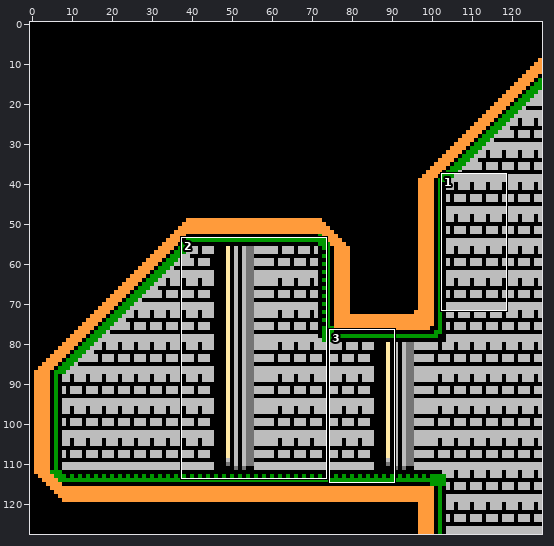
Sprite sheet -- icons/levels/Sewers_Sewer_Layout_0_Sewer_Object_0.png. The first picture is a wide view before the edit; the outline marks the close-up.
Close-up. As it was:
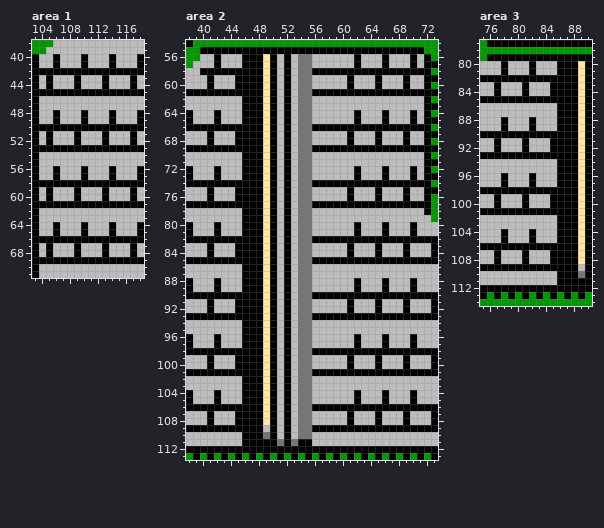
The file is 128x128 pixels. Shown: area 1: x 103..118, y 38..71; area 2: x 38..73, y 54..113; area 3: x 75..90, y 77..114. The commit also changed other parts of the picture, which this record leaves out.
The result:
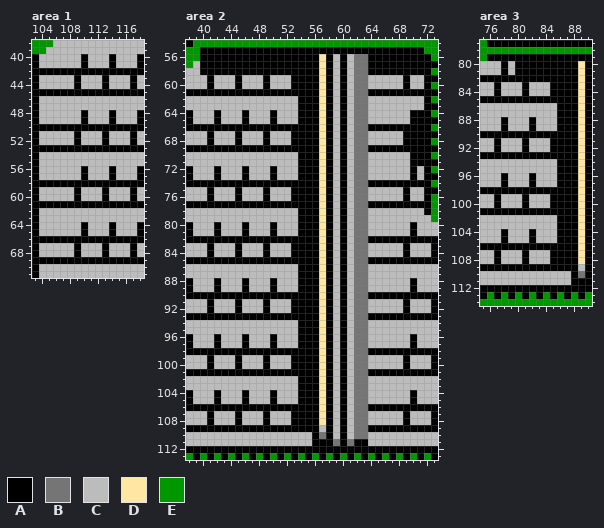
Palette (. is transparent): A #000000  B #757575  C #bcbcbc  D #ffe7a3  E #009700
The exact change:
Area 1:
y 40..41: x 106 A -> C
y 43..44: x 105 A -> C
y 48..49: x 106 A -> C
y 51..52: x 105 A -> C
y 56..57: x 106 A -> C
y 59..60: x 105 A -> C
y 64..65: x 106 A -> C
y 67..68: x 105 A -> C
Area 2:
y 56..57: x 40..41 CC -> AA; x 43..45 CCC -> AAA; x 49 D -> A; x 51 C -> A; x 53..58 CBBCCC -> AAAADA; x 60 C -> A; x 62..65 ACCC -> BBAA; x 67..69 CCC -> AAA; x 71 C -> A
y 58: x 49 D -> A; x 51 C -> A; x 53..55 CBB -> AAA; x 57 A -> D; x 59 A -> C; x 61..63 AAA -> CBB
y 59..60: x 46..50 AAADA -> CCCAC; x 52..58 ACBBCCC -> CAAAADA; x 60..63 CACC -> ACBB; x 65 A -> C
y 61: x 49 D -> A; x 51 C -> A; x 53..55 CBB -> AAA; x 57 A -> D; x 59 A -> C; x 61..63 AAA -> CBB
y 62..63: x 46..50 AAADA -> CCCCC; x 52 A -> C; x 54..58 BBCCC -> AAADA; x 60 C -> A; x 62..63 CC -> BB
y 64..65: x 47..49 AAD -> CCC; x 52 A -> C; x 54..58 BBCCC -> AAADA; x 60 C -> A; x 62..63 AC -> BB; x 66 A -> C; x 71 C -> A
y 66: x 49 D -> A; x 51 C -> A; x 53..55 CBB -> AAA; x 57 A -> D; x 59 A -> C; x 61..63 AAA -> CBB
y 67..68: x 46..50 AAADA -> CCCAC; x 52..58 ACBBCCC -> CAAAADA; x 60..63 CACC -> ACBB; x 65 A -> C; x 70..71 CC -> AA
y 69: x 49 D -> A; x 51 C -> A; x 53..55 CBB -> AAA; x 57 A -> D; x 59 A -> C; x 61..63 AAA -> CBB
y 70..71: x 46..50 AAADA -> CCCCC; x 52 A -> C; x 54..58 BBCCC -> AAADA; x 60 C -> A; x 62..63 CC -> BB; x 70..71 CC -> AA
y 72..73: x 47..49 AAD -> CCC; x 52 A -> C; x 54..58 BBCCC -> AAADA; x 60 C -> A; x 62..63 AC -> BB; x 66 A -> C
y 74: x 49 D -> A; x 51 C -> A; x 53..55 CBB -> AAA; x 57 A -> D; x 59 A -> C; x 61..63 AAA -> CBB
y 75..76: x 46..50 AAADA -> CCCAC; x 52..58 ACBBCCC -> CAAAADA; x 60..63 CACC -> ACBB; x 65 A -> C
y 77: x 49 D -> A; x 51 C -> A; x 53..55 CBB -> AAA; x 57 A -> D; x 59 A -> C; x 61..63 AAA -> CBB
y 78..79: x 46..50 AAADA -> CCCCC; x 52 A -> C; x 54..58 BBCCC -> AAADA; x 60 C -> A; x 62..63 CC -> BB
y 80..81: x 47..49 AAD -> CCC; x 52 A -> C; x 54..58 BBCCC -> AAADA; x 60 C -> A; x 62..63 AC -> BB; x 66 A -> C
y 82: x 49 D -> A; x 51 C -> A; x 53..55 CBB -> AAA; x 57 A -> D; x 59 A -> C; x 61..63 AAA -> CBB
y 83..84: x 46..50 AAADA -> CCCAC; x 52..58 ACBBCCC -> CAAAADA; x 60..63 CACC -> ACBB; x 65 A -> C
y 85: x 49 D -> A; x 51 C -> A; x 53..55 CBB -> AAA; x 57 A -> D; x 59 A -> C; x 61..63 AAA -> CBB
y 86..87: x 46..50 AAADA -> CCCCC; x 52 A -> C; x 54..58 BBCCC -> AAADA; x 60 C -> A; x 62..63 CC -> BB
y 88..89: x 47..49 AAD -> CCC; x 52 A -> C; x 54..58 BBCCC -> AAADA; x 60 C -> A; x 62..63 AC -> BB; x 66 A -> C
y 90: x 49 D -> A; x 51 C -> A; x 53..55 CBB -> AAA; x 57 A -> D; x 59 A -> C; x 61..63 AAA -> CBB
y 91..92: x 46..50 AAADA -> CCCAC; x 52..58 ACBBCCC -> CAAAADA; x 60..63 CACC -> ACBB; x 65 A -> C
y 93: x 49 D -> A; x 51 C -> A; x 53..55 CBB -> AAA; x 57 A -> D; x 59 A -> C; x 61..63 AAA -> CBB
y 94..95: x 46..50 AAADA -> CCCCC; x 52 A -> C; x 54..58 BBCCC -> AAADA; x 60 C -> A; x 62..63 CC -> BB
y 96..97: x 47..49 AAD -> CCC; x 52 A -> C; x 54..58 BBCCC -> AAADA; x 60 C -> A; x 62..63 AC -> BB; x 66 A -> C
y 98: x 49 D -> A; x 51 C -> A; x 53..55 CBB -> AAA; x 57 A -> D; x 59 A -> C; x 61..63 AAA -> CBB
y 99..100: x 46..50 AAADA -> CCCAC; x 52..58 ACBBCCC -> CAAAADA; x 60..63 CACC -> ACBB; x 65 A -> C
y 101: x 49 D -> A; x 51 C -> A; x 53..55 CBB -> AAA; x 57 A -> D; x 59 A -> C; x 61..63 AAA -> CBB
y 102..103: x 46..50 AAADA -> CCCCC; x 52 A -> C; x 54..58 BBCCC -> AAADA; x 60 C -> A; x 62..63 CC -> BB
y 104..105: x 47..49 AAD -> CCC; x 52 A -> C; x 54..58 BBCCC -> AAADA; x 60 C -> A; x 62..63 AC -> BB; x 66 A -> C
y 106: x 49 D -> A; x 51 C -> A; x 53..55 CBB -> AAA; x 57 A -> D; x 59 A -> C; x 61..63 AAA -> CBB
y 107..108: x 46..50 AAADA -> CCCAC; x 52..58 ACBBCCC -> CAAAADA; x 60..63 CACC -> ACBB; x 65 A -> C
y 109: x 49 C -> A; x 51 C -> A; x 53..55 CBB -> AAA; x 57 A -> C; x 59 A -> C; x 61..63 AAA -> CBB
y 110: x 46..50 AAABA -> CCCCC; x 52 A -> C; x 54..58 BBCCC -> CCABA; x 60 C -> A; x 62..63 CC -> BB
y 111: x 46..63 AAAAABABAACCCCCCCC -> CCCCCCCCCCAAABABAA
Area 3:
y 80..81: x 80..81 CC -> AA; x 83..85 CCC -> AAA
y 110..111: x 86..87 AA -> CC
Changed places in both close-ups, as pixel boxes (x1, y1, x2, y2):
changed: (46, 54, 60, 145)
changed: (46, 166, 60, 257)
changed: (200, 54, 424, 446)
changed: (515, 61, 557, 75)
changed: (557, 271, 571, 285)
